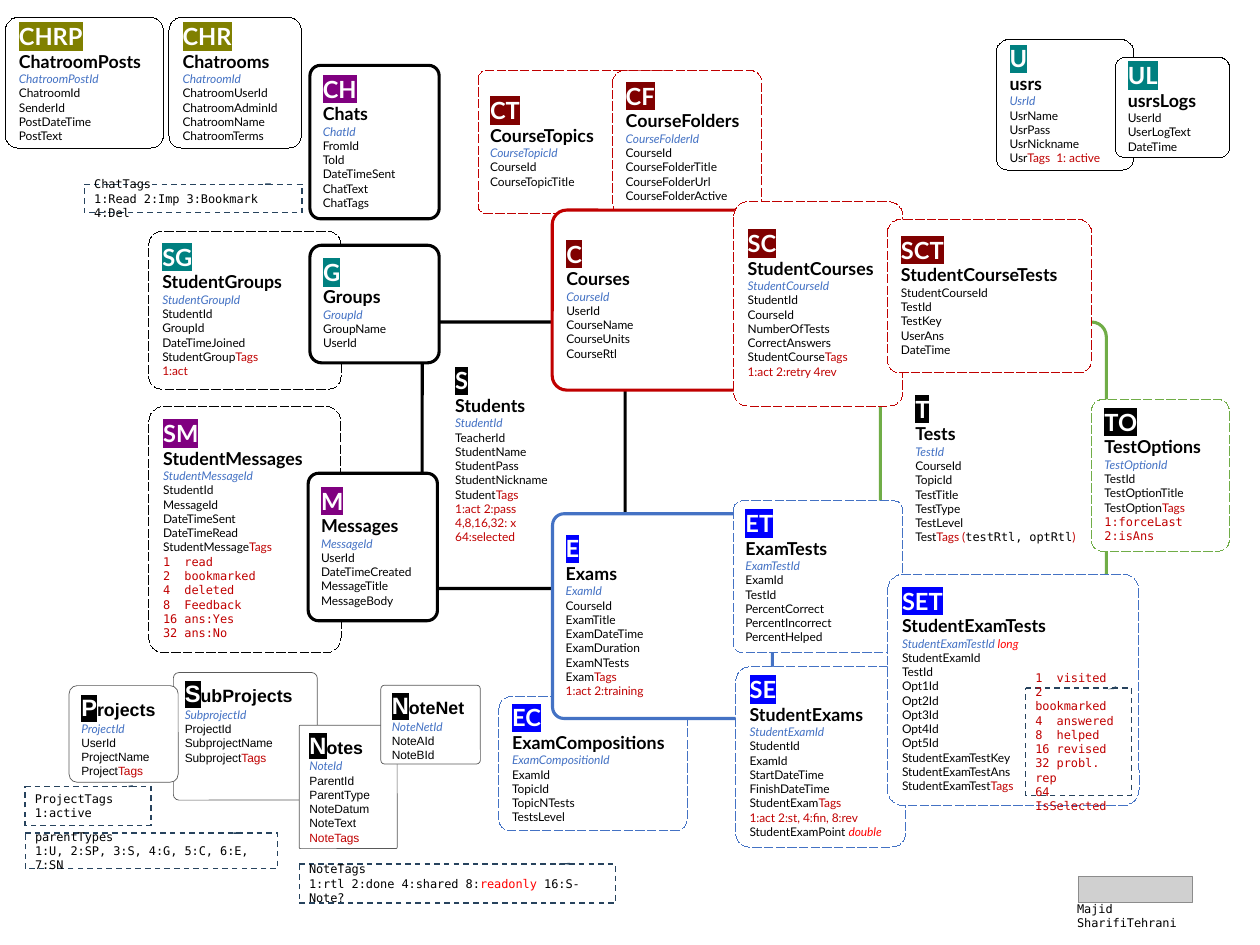
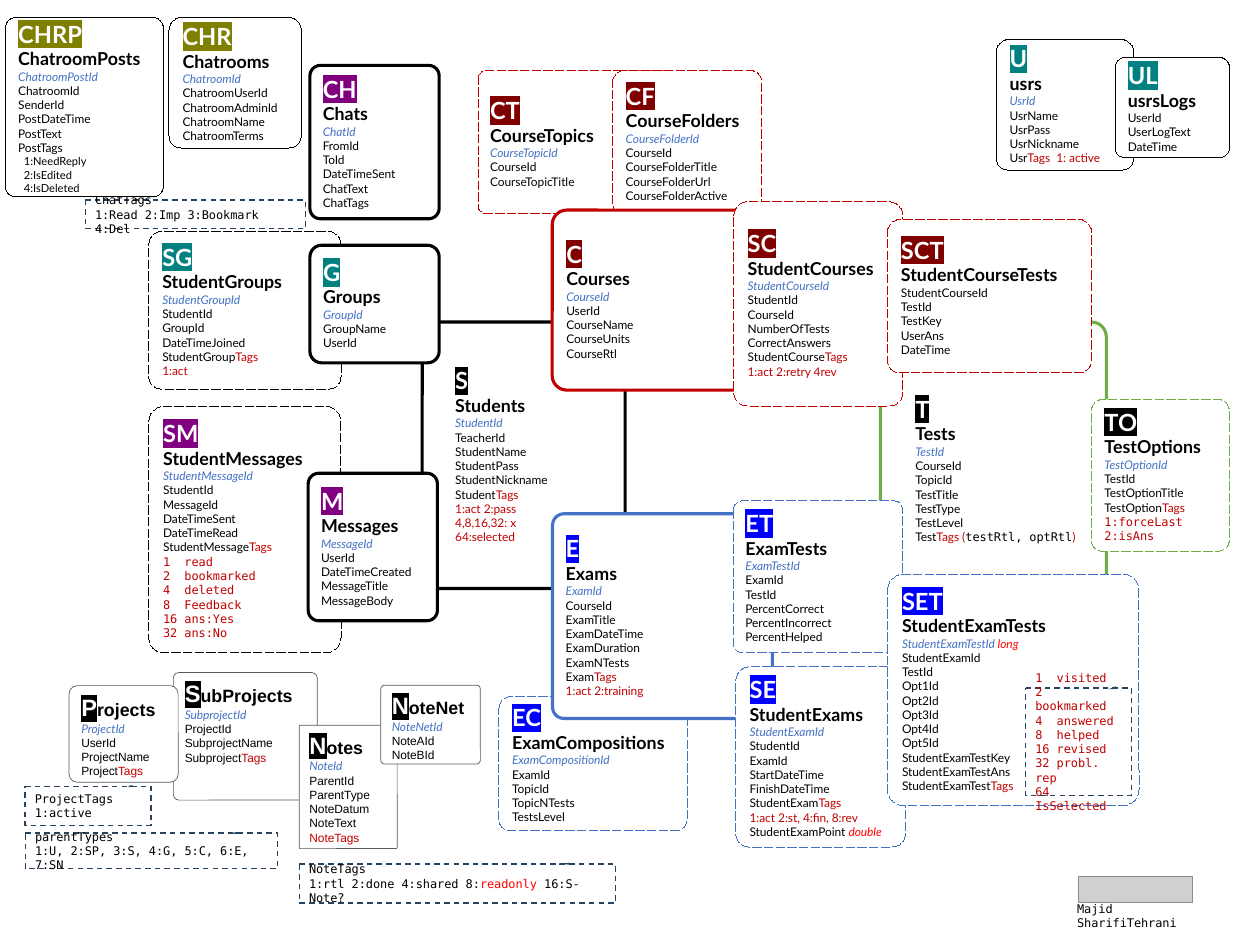
Before and after one commit to msht-ir/Examiner_blazorWebApp, a slide deck: slide 1 of ExaminerB/.appCatalog/ExaminerB notes 1404.pptx. Drawn at 1260x945 pixels with LibreOffice and Linux fonts; fonts in the diff are those of the drawing; grey boxes stand for pictures. Boxes give left, top, right and bottom in pixels: in the first picture for what was removed or moved away, otherwise in the second. Text is boxed around its words. In the diff, an @@ line names an element or a change of style, - is before the commit and + after.

Commit message:
--chatroomPosts: - edit posts - mark edited posts

```diff
--- a/ExaminerB/.appCatalog/ExaminerB notes 1404.pptx
+++ b/ExaminerB/.appCatalog/ExaminerB notes 1404.pptx
@@ rounded rectangle "CHRP": place and size @@
-rounded rectangle "CHRP" at box(5, 17, 163, 148)
+rounded rectangle "CHRP" at box(5, 17, 163, 197)
@@ rounded rectangle "CHRP" at box(5, 17, 163, 197): proportions changed @@
@@ text in rounded rectangle at box(18, 143, 87, 192): paragraphs added @@
+PostTags
+1:NeedReply
+2:IsEdited
+4:IsDeleted
@@ border callout "ChatTags": place and size @@
-border callout "ChatTags" at box(84, 184, 302, 212)
+border callout "ChatTags" at box(85, 200, 305, 228)
```
Also in this commit, not shown: 8 other files.
